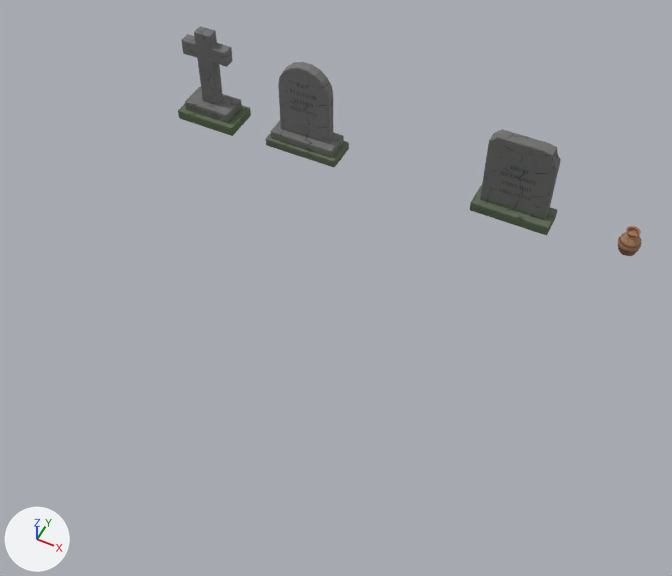
What one commit did to the Blender file assets_src/blender/props_cemetery.blend.
The view is the same before and after, from a camera (50 mm lens) standing at (2.7, -7.1, 6.7) and looking at (0.17, -2.02, 0.35). Lighting does not change. The marker at lower left points along +X, +Y and +Z. The older version comes first.

Objects in the first picture: 'gravestone_arch_a', 'gravestone_cross_a', 'gravestone_slab_a' and 1 more.
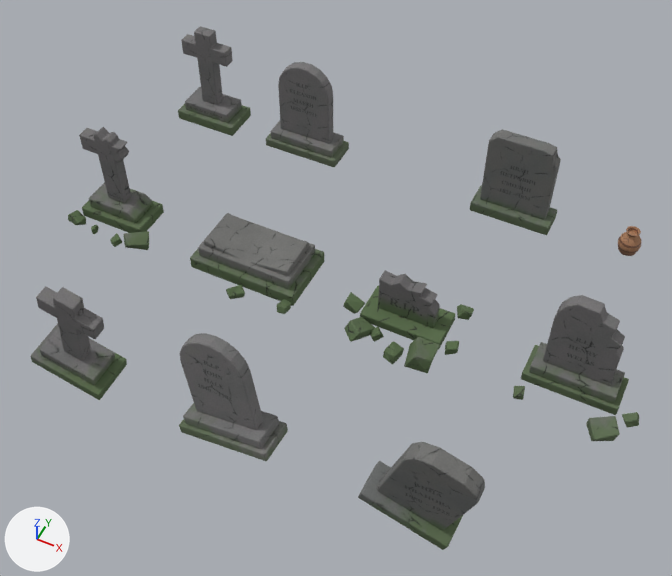
Pixel boxes (x1, y1, x2, y2) of what changed, in the pictures (672 x 576 px):
'gravestone_arch_broken_a', added
    after: (513, 295, 639, 441)
'gravestone_arch_tilted_a', added
    after: (179, 333, 288, 461)
'gravestone_headstone_tilted_a', added
    after: (358, 442, 485, 550)
'gravestone_slab_broken_a', added
    after: (190, 213, 324, 314)
'gravestone_rubble_a', added
    after: (343, 270, 474, 373)
'gravestone_cross_tilted_a', added
    after: (30, 286, 127, 400)
'gravestone_cross_broken_a', added
    after: (68, 127, 164, 250)

The change, as a list of edits to the scene's bpy script:
```text
Add mat_mat_gravestone_headstone_tilted_a:
    mat_mat_gravestone_headstone_tilted_a = bpy.data.materials.new('mat_gravestone_headstone_tilted_a')
    # uses the picture img_gravestone_headstone_tilted_a_albedo_jpg
    # uses the picture img_gravestone_headstone_tilted_a_normal_jpg
    # uses the picture img_gravestone_headstone_tilted_a_orm_jpg
Add mat_mat_gravestone_arch_tilted_a:
    mat_mat_gravestone_arch_tilted_a = bpy.data.materials.new('mat_gravestone_arch_tilted_a')
    # uses the picture img_gravestone_arch_tilted_a_albedo_jpg
    # uses the picture img_gravestone_arch_tilted_a_normal_jpg
    # uses the picture img_gravestone_arch_tilted_a_orm_jpg
Add mat_mat_gravestone_cross_tilted_a:
    mat_mat_gravestone_cross_tilted_a = bpy.data.materials.new('mat_gravestone_cross_tilted_a')
    # uses the picture img_gravestone_cross_tilted_a_albedo_jpg
    # uses the picture img_gravestone_cross_tilted_a_normal_jpg
    # uses the picture img_gravestone_cross_tilted_a_orm_jpg
Add mat_mat_gravestone_arch_broken_a:
    mat_mat_gravestone_arch_broken_a = bpy.data.materials.new('mat_gravestone_arch_broken_a')
    # uses the picture img_gravestone_arch_broken_a_albedo_jpg
    # uses the picture img_gravestone_arch_broken_a_normal_jpg
    # uses the picture img_gravestone_arch_broken_a_orm_jpg
Add mat_mat_gravestone_rubble_a:
    mat_mat_gravestone_rubble_a = bpy.data.materials.new('mat_gravestone_rubble_a')
    # uses the picture img_gravestone_rubble_a_albedo_jpg
    # uses the picture img_gravestone_rubble_a_normal_jpg
    # uses the picture img_gravestone_rubble_a_orm_jpg
Add mat_mat_gravestone_slab_broken_a:
    mat_mat_gravestone_slab_broken_a = bpy.data.materials.new('mat_gravestone_slab_broken_a')
    # uses the picture img_gravestone_slab_broken_a_albedo_jpg
    # uses the picture img_gravestone_slab_broken_a_normal_jpg
    # uses the picture img_gravestone_slab_broken_a_orm_jpg
Add mat_mat_gravestone_cross_broken_a:
    mat_mat_gravestone_cross_broken_a = bpy.data.materials.new('mat_gravestone_cross_broken_a')
    # uses the picture img_gravestone_cross_broken_a_albedo_jpg
    # uses the picture img_gravestone_cross_broken_a_normal_jpg
    # uses the picture img_gravestone_cross_broken_a_orm_jpg
Add ob_gravestone_headstone_tilted_a:
    ob_gravestone_headstone_tilted_a = bpy.data.objects.new('gravestone_headstone_tilted_a', me_gravestone_headstone_tilted_a)  # 136 vertices, 128 faces; spans x -0.374..0.551, y -0.185..0.158, z -0.065..1.122
    ob_gravestone_headstone_tilted_a.location = (1.6, -3.6, 0.0)
Add ob_gravestone_arch_tilted_a:
    ob_gravestone_arch_tilted_a = bpy.data.objects.new('gravestone_arch_tilted_a', me_gravestone_arch_tilted_a)  # 200 vertices, 186 faces; spans x -0.441..0.423, y -0.179..0.186, z -0.047..1.106
    ob_gravestone_arch_tilted_a.location = (0.0, -3.6, 0.0)
Add ob_gravestone_cross_tilted_a:
    ob_gravestone_cross_tilted_a = bpy.data.objects.new('gravestone_cross_tilted_a', me_gravestone_cross_tilted_a)  # 280 vertices, 266 faces; spans x -0.353..0.477, y -0.219..0.208, z -0.046..1.176
    ob_gravestone_cross_tilted_a.location = (-1.6, -3.6, 0.0)
Add ob_gravestone_arch_broken_a:
    ob_gravestone_arch_broken_a = bpy.data.objects.new('gravestone_arch_broken_a', me_gravestone_arch_broken_a)  # 444 vertices, 422 faces; spans x -0.448..0.627, y -0.552..0.18, z -0.052..1.04
    ob_gravestone_arch_broken_a.location = (2.4, -1.8, 0.0)
Add ob_gravestone_rubble_a:
    ob_gravestone_rubble_a = bpy.data.objects.new('gravestone_rubble_a', me_gravestone_rubble_a)  # 658 vertices, 631 faces; spans x -0.603..0.559, y -0.534..0.419, z -0.043..0.546
    ob_gravestone_rubble_a.location = (0.8, -1.8, 0.0)
Add ob_gravestone_slab_broken_a:
    ob_gravestone_slab_broken_a = bpy.data.objects.new('gravestone_slab_broken_a', me_gravestone_slab_broken_a)  # 532 vertices, 510 faces; spans x -0.598..0.57, y -0.519..0.447, z -0.027..0.328
    ob_gravestone_slab_broken_a.location = (-0.8, -1.8, 0.0)
Add ob_gravestone_cross_broken_a:
    ob_gravestone_cross_broken_a = bpy.data.objects.new('gravestone_cross_broken_a', me_gravestone_cross_broken_a)  # 588 vertices, 560 faces; spans x -0.452..0.54, y -0.446..0.21, z -0.064..1.075
    ob_gravestone_cross_broken_a.location = (-2.4, -1.8, 0.0)
```
